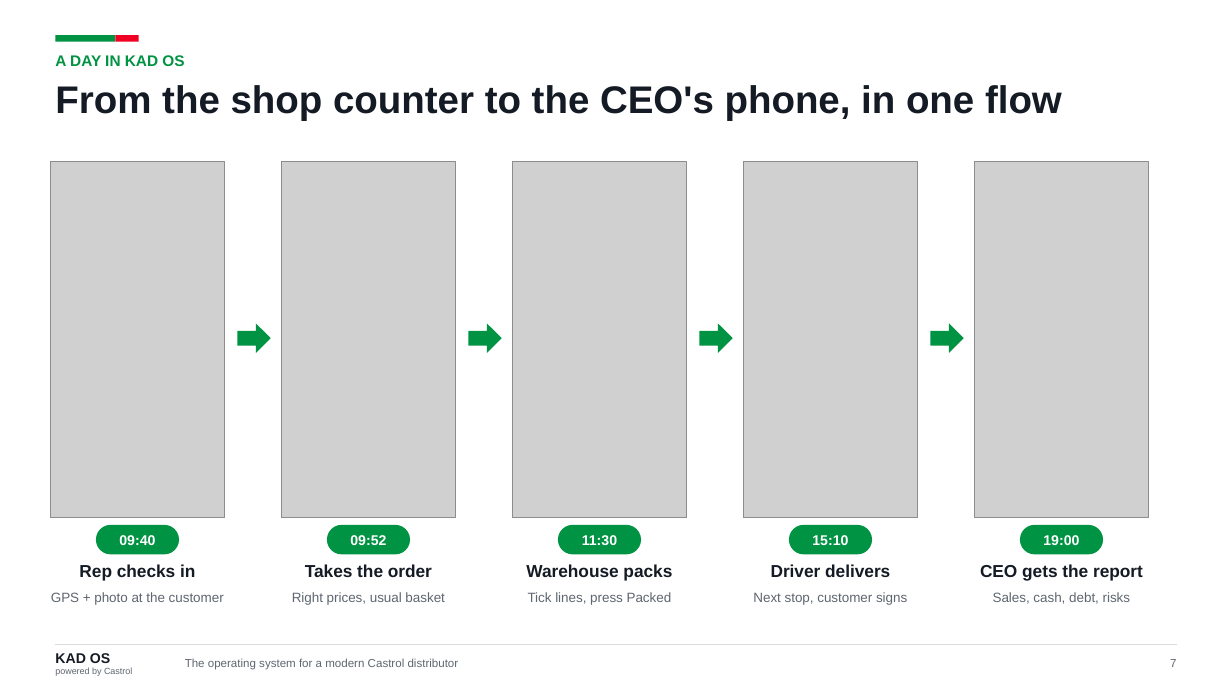
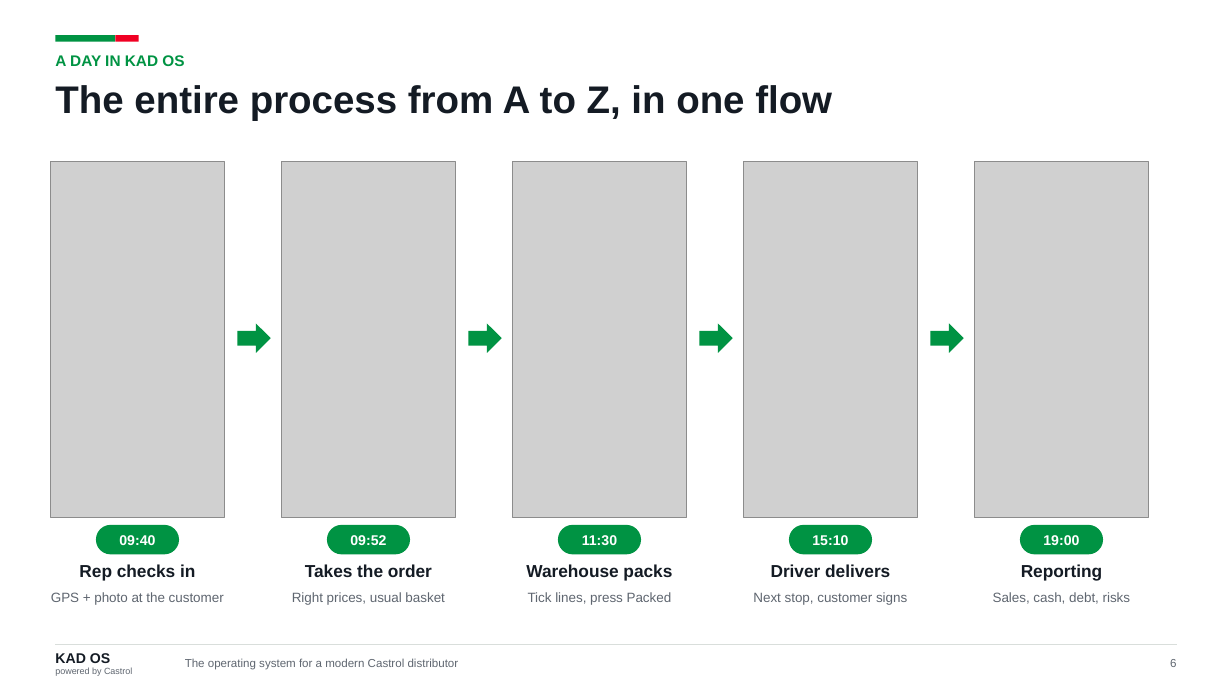
Before and after one commit to kdavtian/SalesManagerVisits, a slide deck: slide 6 of docs/castrol-global/KAD_OS_Castrol_Global.pptx (slide 7 before the commit). Drawn at 1232x693 pixels with LibreOffice and Linux fonts; fonts in the diff are those of the drawing; grey boxes stand for pictures. Boxes give left, top, right and bottom in pixels: in the first picture for what was removed or moved away, otherwise in the second. Text is boxed around its words. In the diff, an @@ line names an element or a change of style, - is before the commit and + after.

```diff
--- a/docs/castrol-global/KAD_OS_Castrol_Global.pptx
+++ b/docs/castrol-global/KAD_OS_Castrol_Global.pptx
@@ text at (55, 85, 832, 121): text changed @@
-From the shop counter to the CEO's phone, in one flow
+The entire process from A to Z, in one flow
@@ text at (1021, 564, 1102, 581): text changed @@
-CEO gets the report
+Reporting
@@ text at (1170, 659, 1176, 667): text changed @@
-7
+6
```
Also in this commit, not shown: 25 other slides changed, 5 slides added, 1 slide removed, 25 other files.
